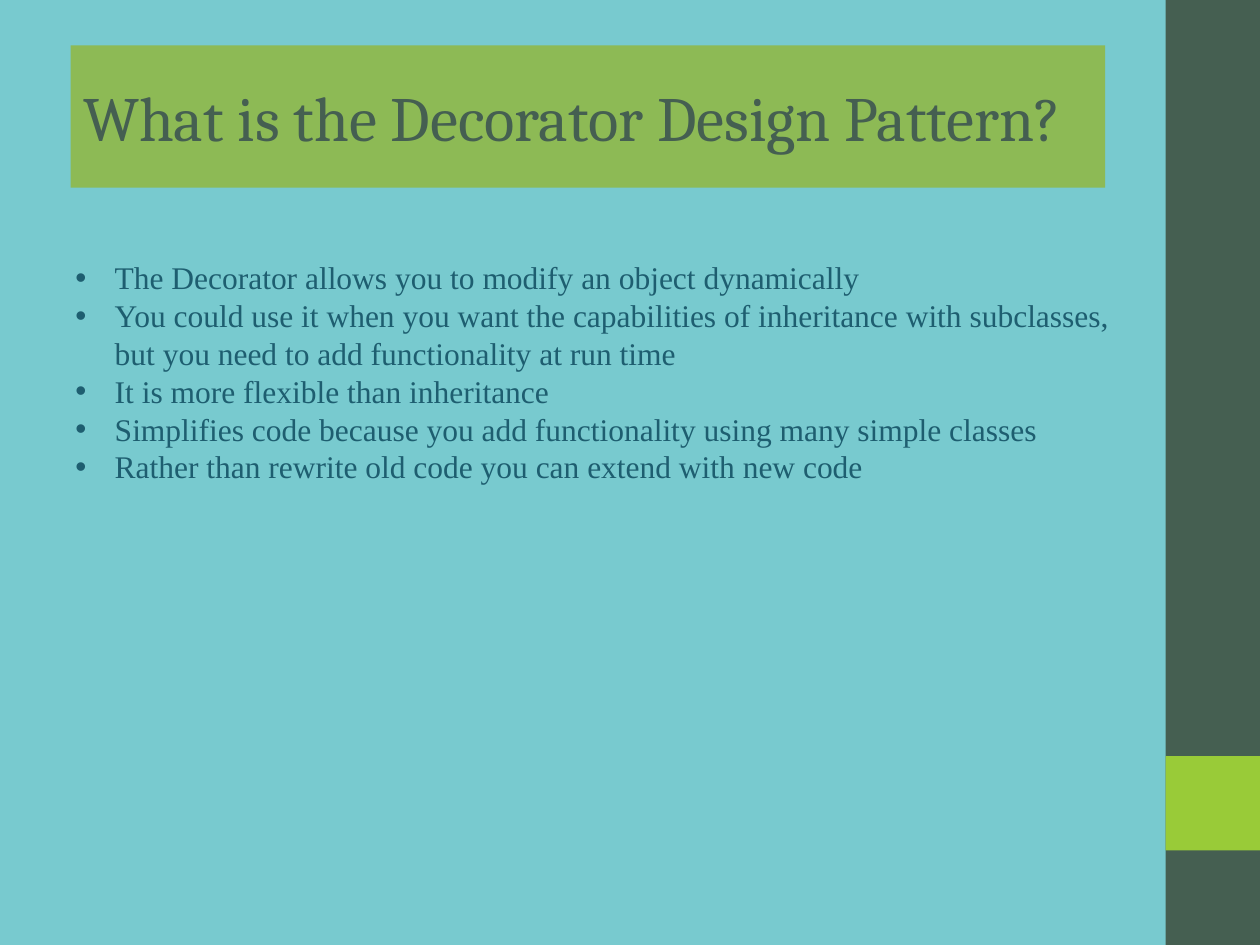
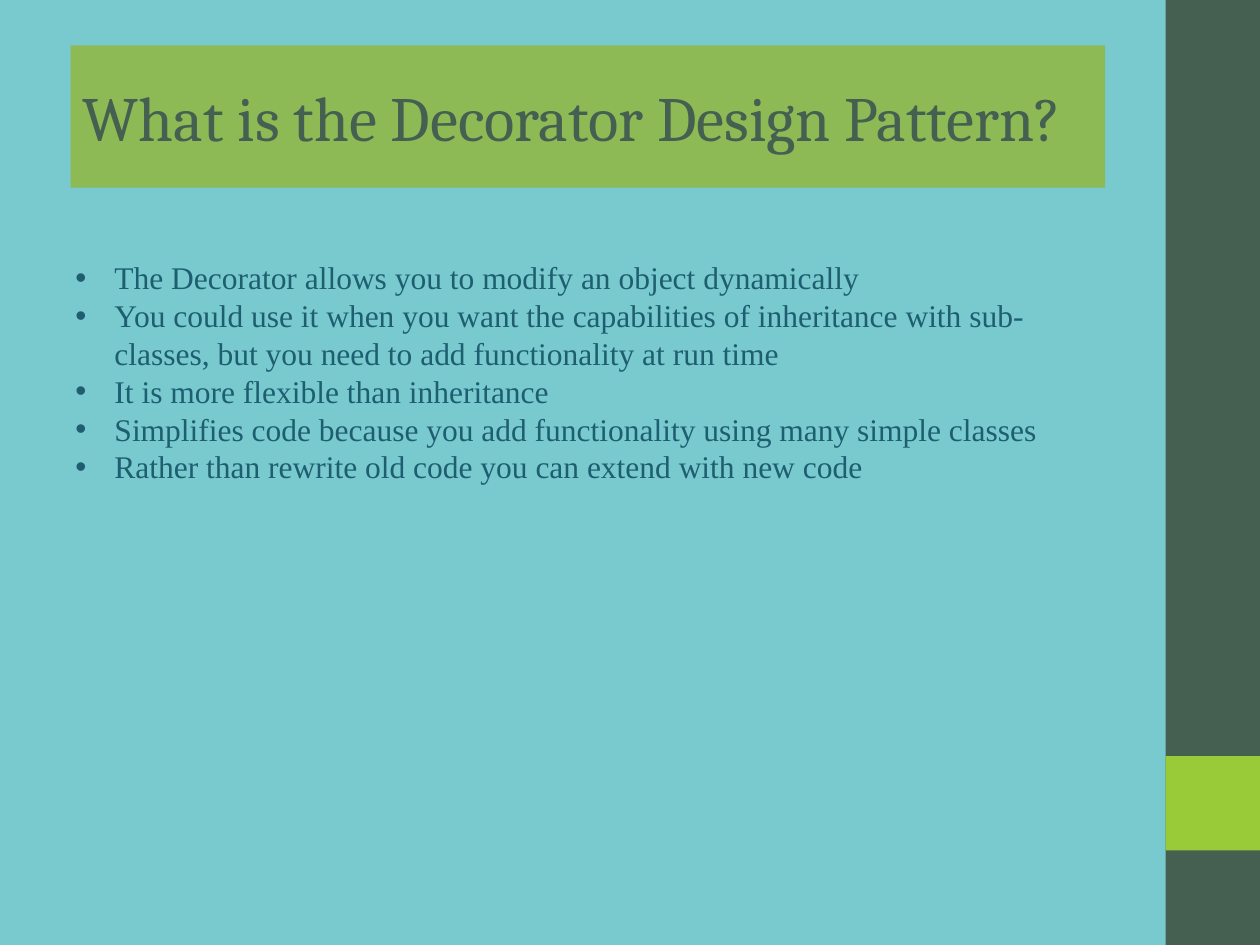
Before and after one commit to rzuniga64/java, a slide deck: slide 1 of design_patterns/src/structural/decorator/docs/decorator.ppt. Drawn at 1260x945 pixels with LibreOffice and Linux fonts; fonts in the diff are those of the drawing. Boxes give left, top, right and bottom in pixels: in the first picture for what was removed or moved away, otherwise in the second. Text is boxed around its words. In the diff, an @@ line names an element or a change of style, - is before the commit and + after.

```diff
--- a/design_patterns/src/structural/decorator/docs/decorator.ppt
+++ b/design_patterns/src/structural/decorator/docs/decorator.ppt
@@ text at (114, 305, 1023, 371): text changed @@
-• You could use it when you want the capabilities of inheritance with subclasses, but you need to add functionality at run time
+• You could use it when you want the capabilities of inheritance with sub-classes, but you need to add functionality at run time
```
Also in this commit, not shown: 5 other files.
